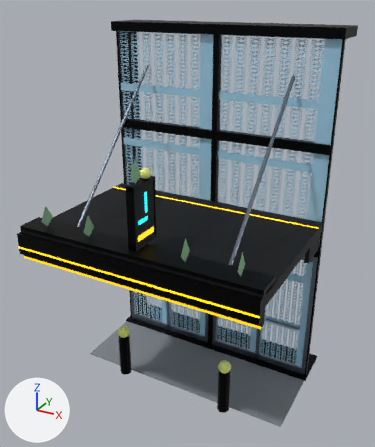
What one commit did to the glTF model godot/assets/models/tt_entrance_bay.glb.
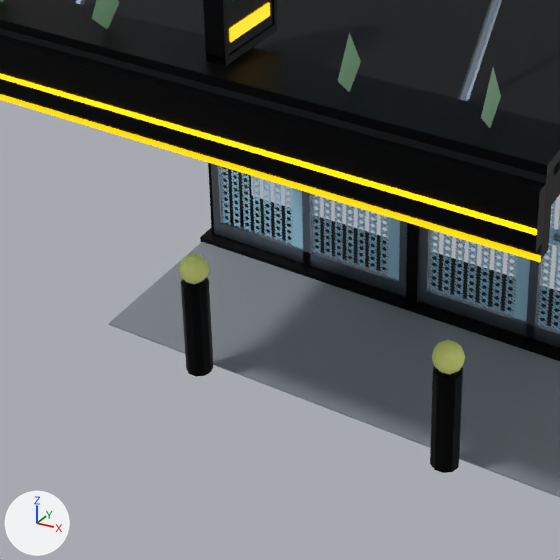
Each version is shown whole from a 50 mm camera at (3.77, -6.77, 6.51) aimed at (0.02, 0.04, 3.1), then close up on the part from 13% to 72% of the width and 50% to 100% of the height. Lighting does not change. The marker at lower left points along +X, +Y and +Z. The older version's two pictures come first. Objects named as collision shapes, trigger or cutter boxes, shadow casters or lower levels of detail are left out. Vertices at exactly the same position are counted once.

In view in the first close-up: 'Ball_Bollards', 'Blade_Frame', 'Bollard_Balls', 'Canopy', 'Court_Line_LED', 'Door_Scissor_00', 'Door_Scissor_01', 'Door_Scissor_10', 'Door_Stiles', 'Fascia_Gunmetal', 'Fascia_Slate', 'Frame', 'Threshold_Mat' and 6 more.
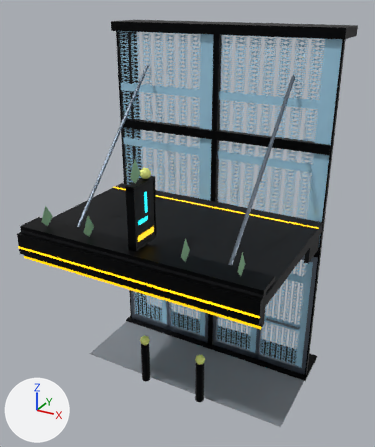
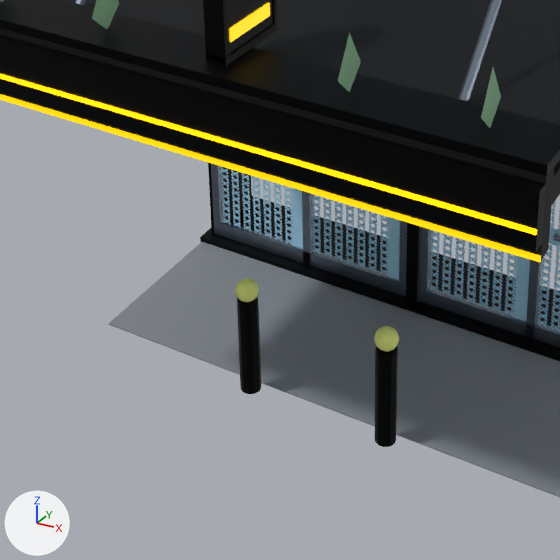
What differs and where, as boxes (x1, y1, x2, y2) in the close-ups (560 x 560 px; the box of a moved part takes in the faces that stretch with it):
'Ball_Bollards', reshaped (43% narrower, 23% shorter)
    before: (181, 277, 463, 473)
    after: (237, 297, 398, 447)
'Bollard_Balls', reshaped (43% narrower, 39% shorter)
    before: (179, 253, 465, 375)
    after: (235, 278, 399, 352)
part 1 of me_ball_bollards, moved or reshaped
    before: (181, 277, 213, 377)
    after: (237, 297, 261, 394)
part 2 of me_ball_bollards, moved or reshaped
    before: (430, 366, 463, 473)
    after: (375, 346, 398, 447)
part 3 of me_bollard_balls, moved or reshaped
    before: (179, 253, 209, 284)
    after: (235, 278, 259, 303)
part 4 of me_bollard_balls, moved or reshaped
    before: (432, 340, 465, 375)
    after: (374, 326, 399, 352)

What changed in the scene script:
```text
Change me_ball_bollards:
    used by ob_ball_bollards; location = (0.0, 0.0, 0.0)
    remove me_ball_bollards.from_pydata(...)  # 44 vertices, 80 faces; spans x -1.1..1.1, y -0.58..-0.38, z 0.08..0.85
    add me_ball_bollards.from_pydata(...)  # 44 vertices, 80 faces; spans x -0.62..0.62, y -0.55..-0.41, z 0.08..0.85
    me_ball_bollards part 1: the loose piece of 22 vertices spanning x -1.1..-0.9, y -0.58..-0.38, z 0.08..0.85 is scaled about its middle by (0.75, 0.75, 1), then moved by (0.45, 0.0, 0.0)
    me_ball_bollards part 2: the loose piece of 22 vertices spanning x 0.9..1.1, y -0.58..-0.38, z 0.08..0.85 is scaled about its middle by (0.75, 0.75, 1), then moved by (-0.45, 0.0, 0.0)
Change me_bollard_balls:
    used by ob_bollard_balls; location = (0.0, 0.0, 0.0)
    remove me_bollard_balls.from_pydata(...)  # 84 vertices, 160 faces; spans x -1.11..1.11, y -0.59..-0.37, z 0.85..1.07
    add me_bollard_balls.from_pydata(...)  # 84 vertices, 160 faces; spans x -0.63..0.63, y -0.56..-0.4, z 0.85..1.02
    me_bollard_balls part 3: the loose piece of 42 vertices spanning x -1.11..-0.89, y -0.59..-0.37, z 0.85..1.07 is scaled about its middle by 0.773, then moved by (0.45, 0.0, -0.03)
    me_bollard_balls part 4: the loose piece of 42 vertices spanning x 0.89..1.11, y -0.59..-0.37, z 0.85..1.07 is scaled about its middle by 0.773, then moved by (-0.45, 0.0, -0.03)
```
